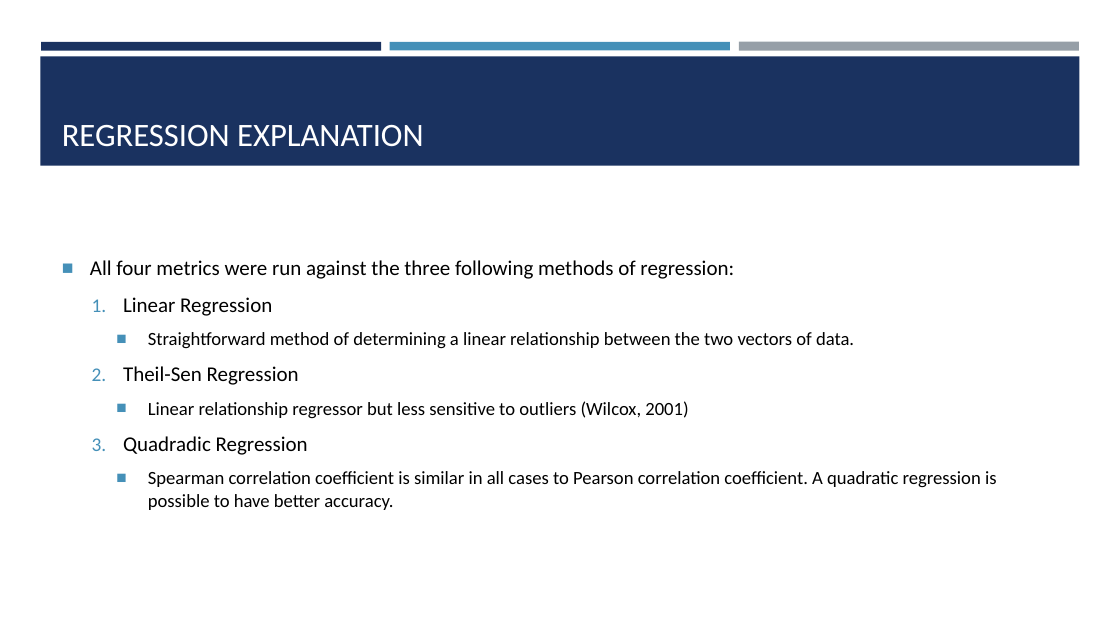
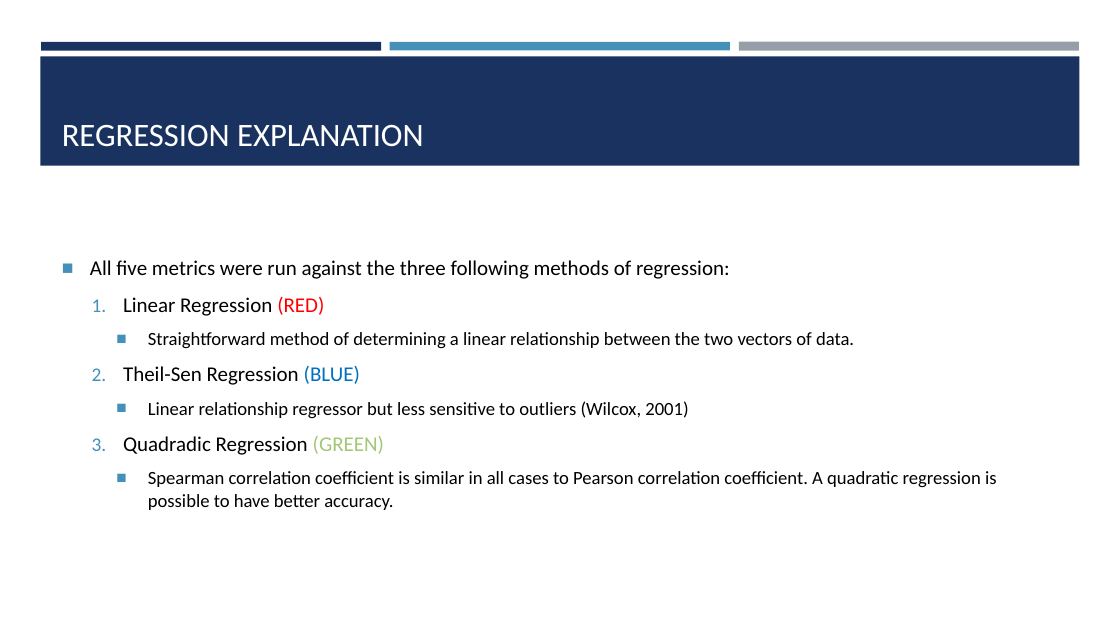
Before and after one commit to ChrisAcornleyPhD/CAP512Data, a slide deck: slide 28 of scripts/CAP512.pptx. Drawn at 1120x630 pixels with LibreOffice and Linux fonts; fonts in the diff are those of the drawing. Boxes give left, top, right and bottom in pixels: in the first picture for what was removed or moved away, otherwise in the second. Text is boxed around its words. In the diff, an @@ line names an element or a change of style, - is before the commit and + after.

```diff
--- a/scripts/CAP512.pptx
+++ b/scripts/CAP512.pptx
@@ text at [90, 260, 730, 316]: text changed @@
-■ All four metrics were run against the three following methods of regression:
-  1. Linear Regression
+■ All five metrics were run against the three following methods of regression:
+  1. Linear Regression (RED)
@@ text at [123, 366, 360, 385]: text changed @@
-  2. Theil-Sen Regression
+  2. Theil-Sen Regression (BLUE)
@@ text at [123, 436, 384, 455]: text changed @@
-  3. Quadradic Regression
+  3. Quadradic Regression (GREEN)
```
Also in this commit, not shown: 12 other slides changed, 6 slides added, 2 slides removed, 22 other files.
